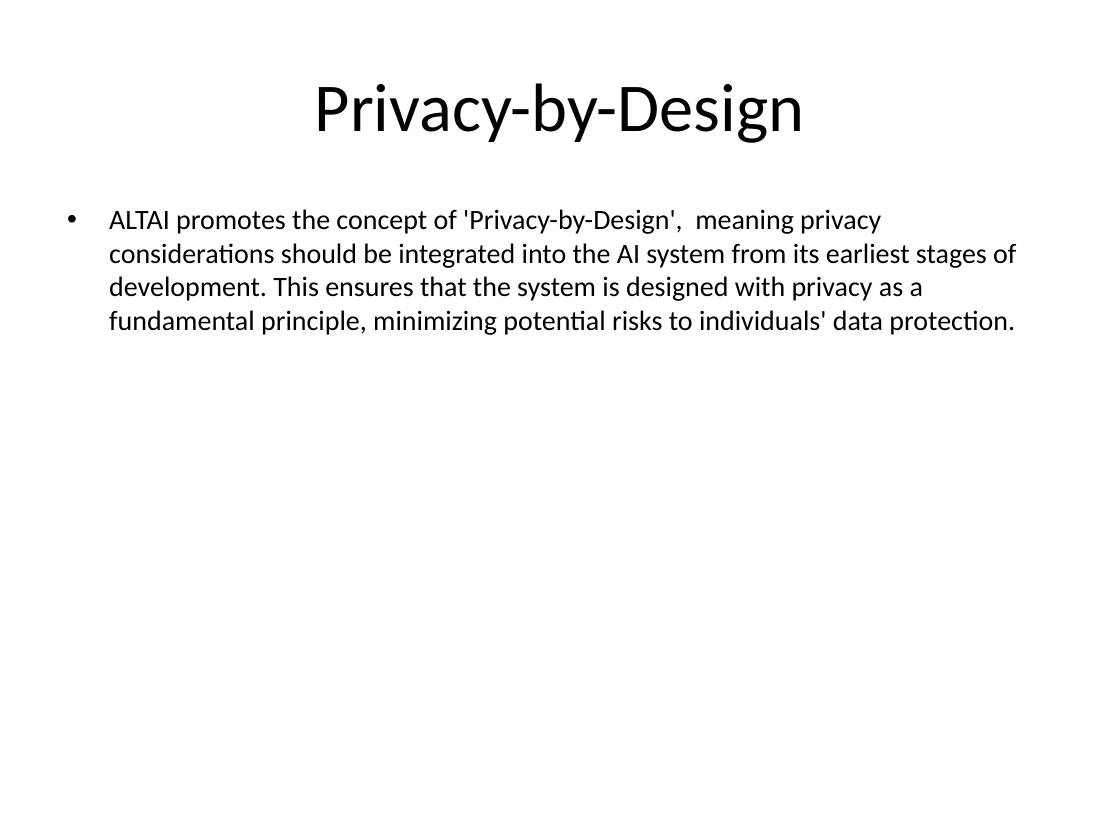
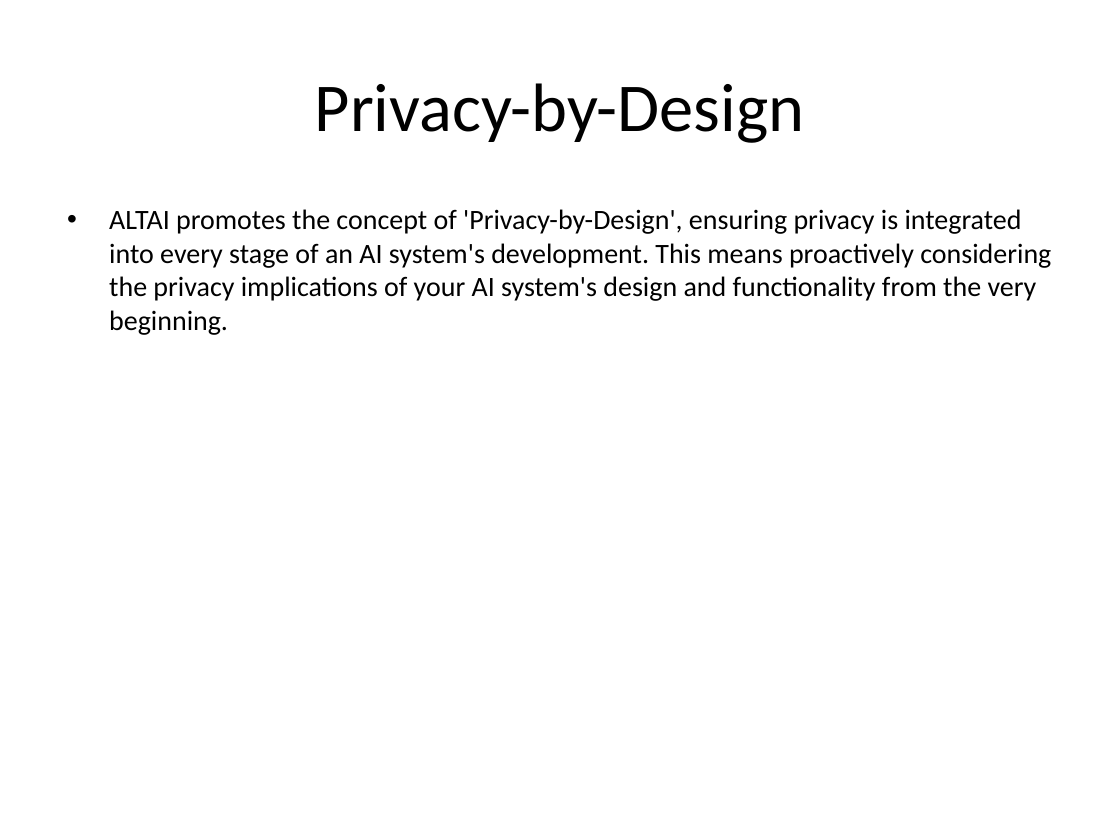
Before and after one commit to soumyajee/PPT_Slide_Agents, a slide deck: slide 20 of presentation.pptx. Drawn at 1120x840 pixels with LibreOffice and Linux fonts; fonts in the diff are those of the drawing. Boxes give left, top, right and bottom in pixels: in the first picture for what was removed or moved away, otherwise in the second. Text is boxed around its words. In the diff, an @@ line names an element or a change of style, - is before the commit and + after.

```diff
--- a/presentation.pptx
+++ b/presentation.pptx
@@ text at box(109, 209, 1051, 335): text changed @@
-• ALTAI promotes the concept of 'Privacy-by-Design', meaning privacy considerations should be integrated into the AI system from its earliest stages of development. This ensures that the system is designed with privacy as a fundamental principle, minimizing potential risks to individuals' data protection.
+• ALTAI promotes the concept of 'Privacy-by-Design', ensuring privacy is integrated into every stage of an AI system's development. This means proactively considering the privacy implications of your AI system's design and functionality from the very beginning.
```
Also in this commit, not shown: 37 other slides changed.
